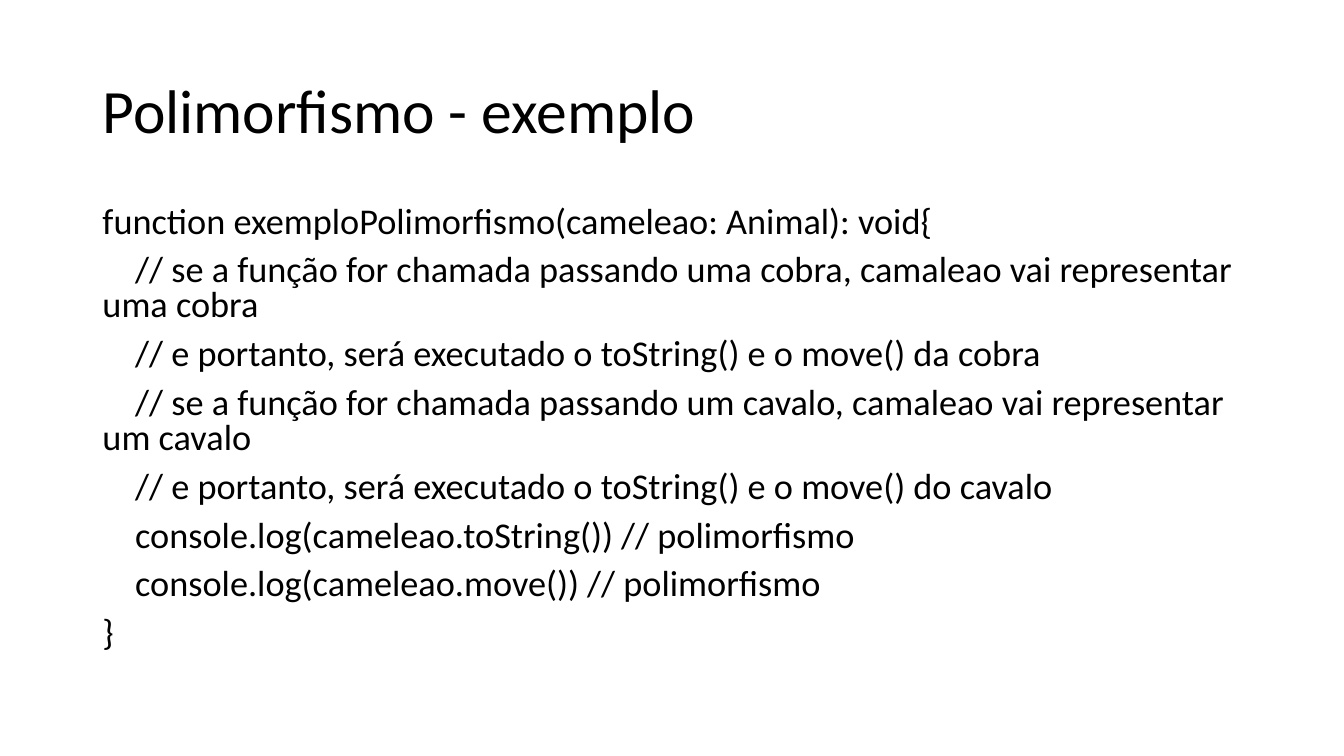
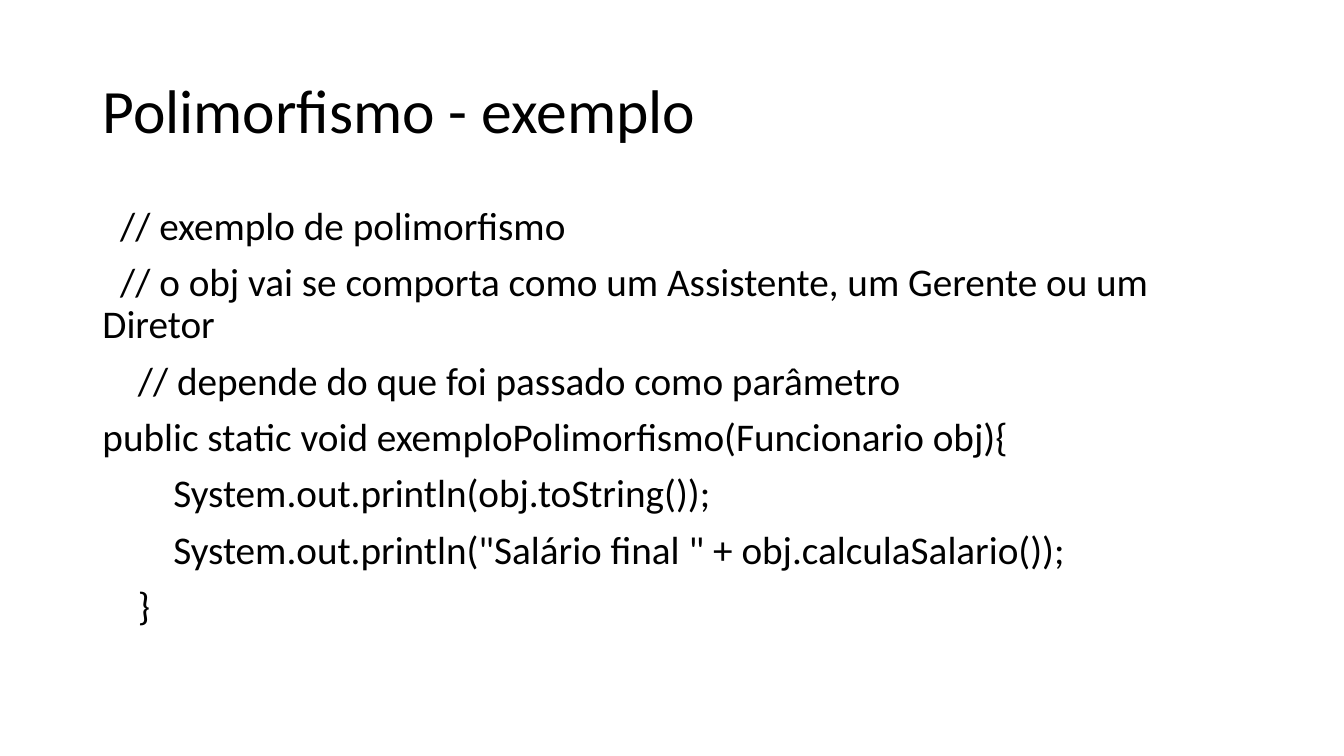
Before and after one commit to dfpires/poo-20251d, a slide deck: slide 18 of material de estudo/Herança.pptx. Drawn at 1344x756 pixels with LibreOffice and Linux fonts; fonts in the diff are those of the drawing. Boxes give left, top, right and bottom in pixels: in the first picture for what was removed or moved away, otherwise in the second. Text is boxed around its words. In the diff, an @@ line names an element or a change of style, - is before the commit and + after.

Commit message:
Polimorfismo

```diff
--- a/material de estudo/Herança.pptx
+++ b/material de estudo/Herança.pptx
@@ text "// exemplo de polimorfismo" at (x1=102, y1=212, x2=1148, y2=571): size 25.9 to 28 pt in "}"; line spacing 0.8 to 0.9 @@
@@ text at (x1=102, y1=212, x2=1148, y2=571): text changed; size 25.9 to 28 pt @@
-function exemploPolimorfismo(cameleao: Animal): void{
-// se a função for chamada passando uma cobra, camaleao vai representar uma cobra
-// e portanto, será executado o toString() e o move() da cobra
-// se a função for chamada passando um cavalo, camaleao vai representar um cavalo
-// e portanto, será executado o toString() e o move() do cavalo
-console.log(cameleao.toString()) // polimorfismo
-console.log(cameleao.move()) // polimorfismo
+// exemplo de polimorfismo
+// o obj vai se comporta como um Assistente, um Gerente ou um Diretor
+// depende do que foi passado como parâmetro
+public static void exemploPolimorfismo(Funcionario obj){
+System.out.println(obj.toString());
+System.out.println("Salário final " + obj.calculaSalario());
```
Also in this commit, not shown: 2 other slides changed, 2 slides added, 3 other files.
